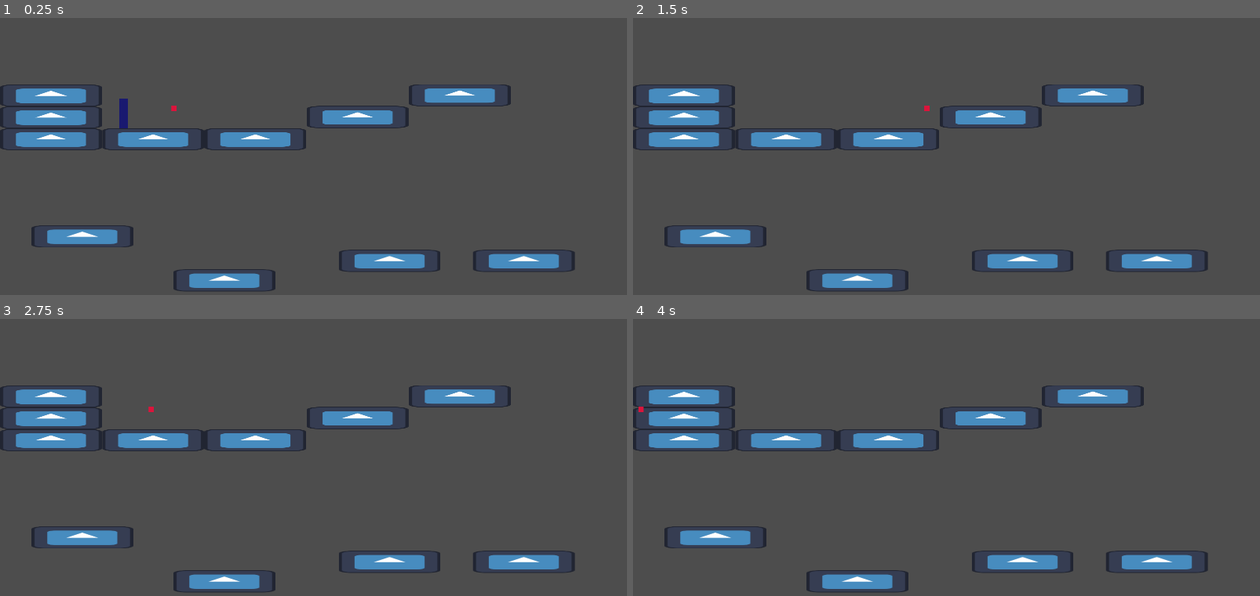
Above: before the commit, frames 1-4 (two rows, left to right).
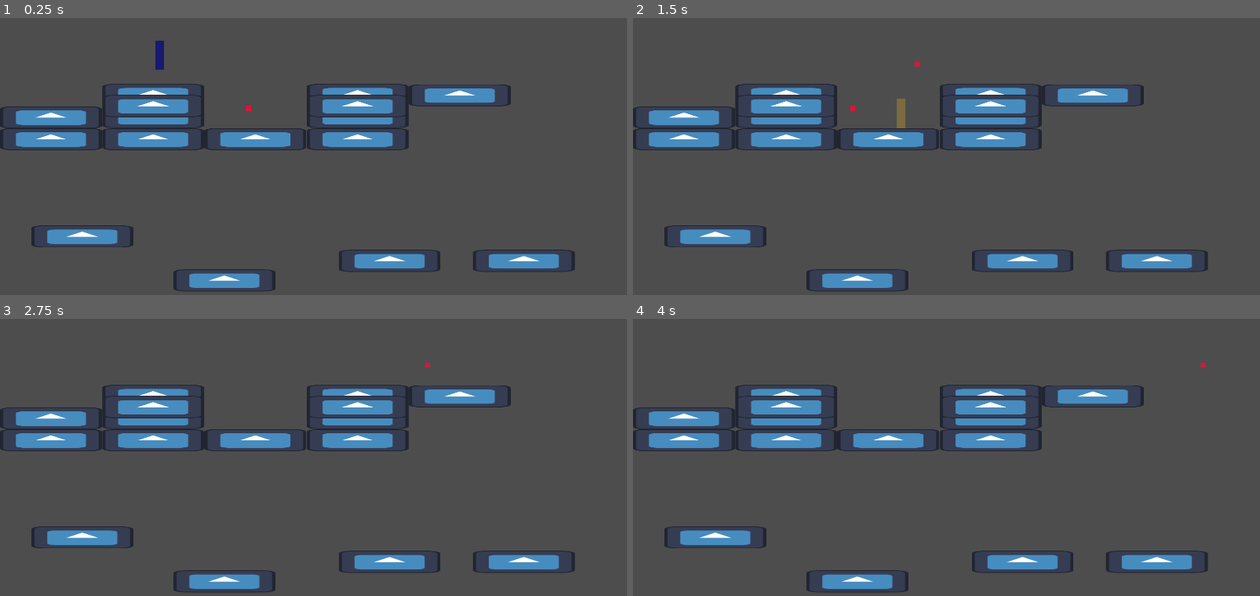
Above: after the commit, the same moments.

Repository: themcgurkfiles/Callstacker
Game: Godot game, scene res://levels/testlevel.tscn
Two runs of this game, one before a commit and one after it. Both use one fixed random seed, a clock stepped at 60 frames per second and the inputs below. The engine's default icon, where the game draws it, is replaced by a stand-in: a white triangle on a blue panel in a dark square.
Inputs:
- Up to frame 1 (0.25 s): no input
- Up to frame 2 (1.5 s): hold D (p_right) from 0.53 s (still down); tap S (p_act) at 0.6, 1.35 s; tap Space (p_jump) at 0.77 s
- Up to frame 3 (2.75 s): tap Space (p_jump) at 1.52 s; release D (p_right) at 2.03 s; hold A (p_left) from 2.03 s (still down); tap S (p_act) at 2.1 s
- Up to frame 4 (4 s): release A (p_left) at 2.78 s; hold D (p_right) from 2.78 s (still down); tap S (p_act) at 2.85, 3.6 s; tap Space (p_jump) at 3.02, 3.77 s; tap Enter at 3.5 s

The runs differ from the first frame. In frame 1, 4.5% of the frame differs, in the area x 0-66%, y 8-48%; in frame 2, 4.5%; in frame 3, 4.3%; in frame 4, 4.3%.

Commit message:
Parries only activate if bullet is heading towards parry owner

Diff:
--- a/actors/bullet/bullet.gd
+++ b/actors/bullet/bullet.gd
@@ -38,8 +38,10 @@
 	if area.owner and area.is_in_group("parry"):
 		currArea = area
 		set_process(true)
-	else:
-		speed = -speed
+
+	# Probably not necessary anymore
+	#else:
+	#	speed = -speed
 
 func _on_area_shape_exited(_area_rid: RID, area: Area2D, _area_shape_index: int, _local_shape_index: int) -> void:
 	# If true, exits parry area and disables process.
@@ -51,7 +53,11 @@
 func _process(_delta: float) -> void:
 	if currArea:
 		if currArea.owner.isParrying == true and justParried != currArea and currArea != null:
-			# When parried, increase speed and change owners
-			speed = -(speed + (speed/6))
-			currOwner = currArea.owner
-			justParried = currArea
+			# Weird workaround for Area2D that ensures bullet is moving towards currArea.owner
+			var to_owner = (currArea.owner.global_position - global_position).normalized()
+			var bullet_dir = (position - (position - transform.x * speed * get_physics_process_delta_time())).normalized()
+			if bullet_dir.dot(to_owner) > 0.5:
+				# When parried, increase speed and change owners
+				speed = -(speed + (speed/6))
+				currOwner = currArea.owner
+				justParried = currArea
--- a/levels/testlevel.tscn
+++ b/levels/testlevel.tscn
@@ -7,7 +7,7 @@
 [node name="Node2D" type="Node2D"]
 
 [node name="Player" parent="." instance=ExtResource("1_uu6m2")]
-position = Vector2(378, 522)
+position = Vector2(489, 286)
 
 [node name="Floor" parent="." instance=ExtResource("2_hb8io")]
 position = Vector2(156, 601)
@@ -18,14 +18,29 @@
 [node name="Floor3" parent="." instance=ExtResource("2_hb8io")]
 position = Vector2(782, 601)
 
+[node name="Floor12" parent="." instance=ExtResource("2_hb8io")]
+position = Vector2(1095, 601)
+
 [node name="Floor4" parent="." instance=ExtResource("2_hb8io")]
 position = Vector2(1095, 533)
 
+[node name="Floor11" parent="." instance=ExtResource("2_hb8io")]
+position = Vector2(1095, 465)
+
+[node name="Floor14" parent="." instance=ExtResource("2_hb8io")]
+position = Vector2(1095, 499)
+
+[node name="Floor15" parent="." instance=ExtResource("2_hb8io")]
+position = Vector2(469, 533)
+
+[node name="Floor16" parent="." instance=ExtResource("2_hb8io")]
+position = Vector2(469, 465)
+
+[node name="Floor17" parent="." instance=ExtResource("2_hb8io")]
+position = Vector2(469, 499)
+
 [node name="Floor10" parent="." instance=ExtResource("2_hb8io")]
 position = Vector2(156, 534)
-
-[node name="Floor11" parent="." instance=ExtResource("2_hb8io")]
-position = Vector2(156, 467)
 
 [node name="Floor8" parent="." instance=ExtResource("2_hb8io")]
 position = Vector2(1408, 466)
@@ -43,4 +58,4 @@
 position = Vector2(687, 1035)
 
 [node name="Bullet" parent="." instance=ExtResource("3_hb8io")]
-position = Vector2(445, 506)
+position = Vector2(673, 506)
